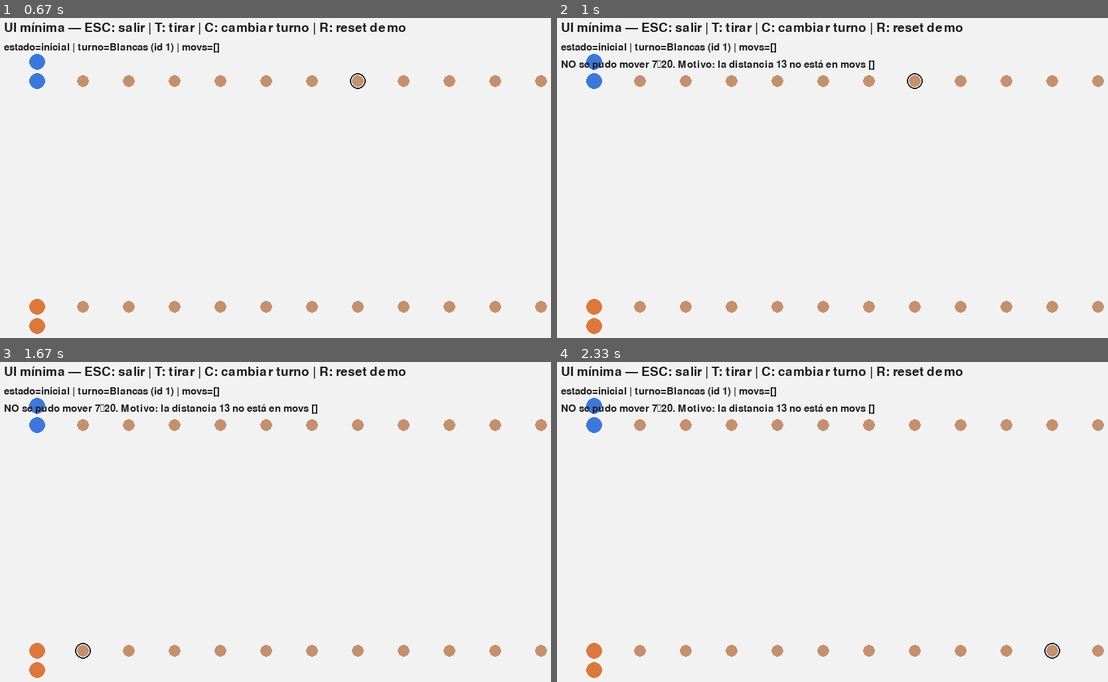
Above: before the commit, frames 1-4 (two rows, left to right).
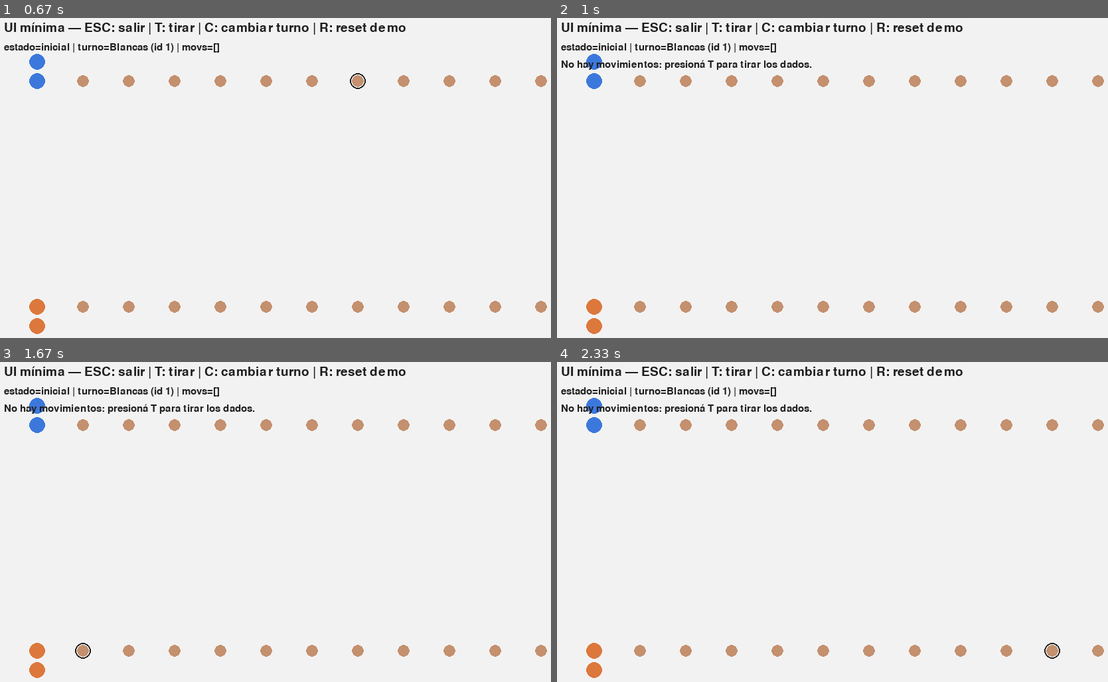
Above: after the commit, the same moments.

Repository: um-computacion/computacion-2025-backgammon-maxinavesi1
Game: pygame game, started from backgammon/pygame/pygame_ui.py
Two runs of this game, one before a commit and one after it. Both use one fixed random seed, a clock stepped at 60 frames per second and the inputs below.
Inputs (mouse positions are in pixels of both pictures, inside the frame that each line leads up to):
- Up to frame 1 (0.67 s): click (363, 91) at 0.38 s
- Up to frame 2 (1 s): click (744, 280) at 0.72 s
- Up to frame 3 (1.67 s): click (314, 582) at 1.05 s; click (88, 627) at 1.38 s
- Up to frame 4 (2.33 s): click (645, 653) at 1.72 s; click (1069, 662) at 2.05 s

Frame 1 is identical in both runs. In frame 2, 0.7% of the frame differs, in the area x 2-67%, y 13-23%; in frame 3, 0.7%; in frame 4, 0.7%.

Commit message:
Primeros cambios muy leves en pygame, cli y tablero

Diff:
--- a/backgammon/CLI/main.py
+++ b/backgammon/CLI/main.py
@@ -2,7 +2,6 @@
 from backgammon.core.juego import Juego
 from backgammon.core.jugador import Jugador
 
-from backgammon.core.tablero import PUNTOS
 
 
 
@@ -76,6 +75,7 @@
                 desde = int(args[i + 1]); hasta = int(args[i + 2])
             except ValueError:
                 print("Parámetros inválidos. Ej: --mover 0 3"); return
+
             ok = juego.mover_ficha(desde, hasta)
             if ok:
                 print("Movimiento: OK")
--- a/backgammon/core/tablero.py
+++ b/backgammon/core/tablero.py
@@ -16,13 +16,12 @@
             super().__setattr__("__barra__", value)
             super().__setattr__(name, value)
             return
+        if name == "_Tablero__puntos__":
+            super().__setattr__("__puntos__", value)
+            super().__setattr__(name, value)
+            return
         if name == "_Tablero__Tablero__":
             super().__setattr__("__barra__", value)
-            super().__setattr__(name, value)
-            return
-        super().__setattr__(name, value)
-        if name == "_Tablero__puntos__":
-            super().__setattr__("__puntos__", value)
             super().__setattr__(name, value)
             return
         super().__setattr__(name, value)
@@ -30,8 +29,9 @@
     def _sync_aliases(self):
         super().__setattr__("_Tablero__salidas__", self.__salidas__)
         super().__setattr__("_Tablero__barra__", self.__barra__)
+        super().__setattr__("_Tablero__puntos__", self.__puntos__)
         super().__setattr__("_Tablero__Tablero__", self.__barra__)
-        super().__setattr__("_Tablero__puntos__", self.__puntos__)
+
 
     def __init__(self):
         self.__puntos__ = [[] for _ in range(PUNTOS)]
--- a/backgammon/pygame/pygame_ui.py
+++ b/backgammon/pygame/pygame_ui.py
@@ -193,6 +193,12 @@
                         if idx == seleccionado:
                             seleccionado = None
                         else:
+                            if not juego.movimientos_disponibles():
+                                msg = "No hay movimientos: presioná T para tirar los dados."
+                                ultimo_txt = f20.render(msg, True, COLOR_TEXTO)
+                                seleccionado = None
+                                continue
+
                             ok = juego.mover_ficha(seleccionado, idx)
                             if ok:
                                 msg = (
